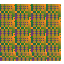
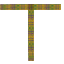
Layers edited between the first and the second 64 × 64 image:
added layer "x86_core" (1st of 3) (88%) above "x86_core" over bbox(0, 4, 61, 10)
added layer "x86_core" (2nd of 3) (88%) above "x86_core" over bbox(28, 4, 34, 61)
hid "x86_core" (3rd of 3) over bbox(0, 4, 61, 61)
